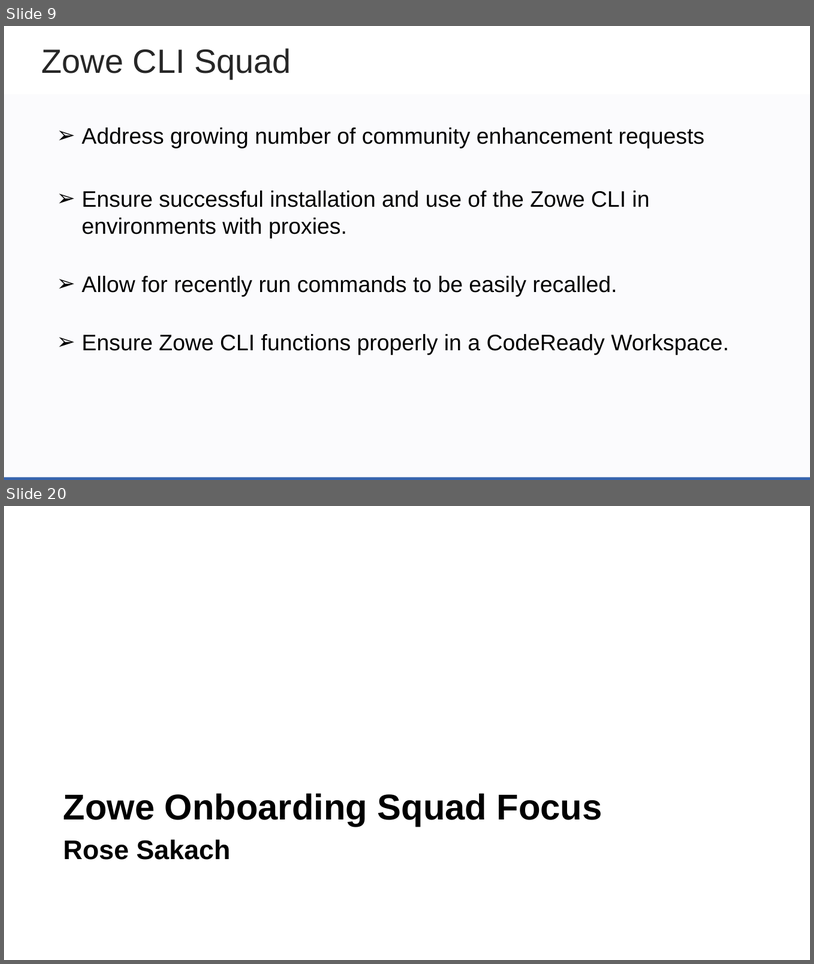
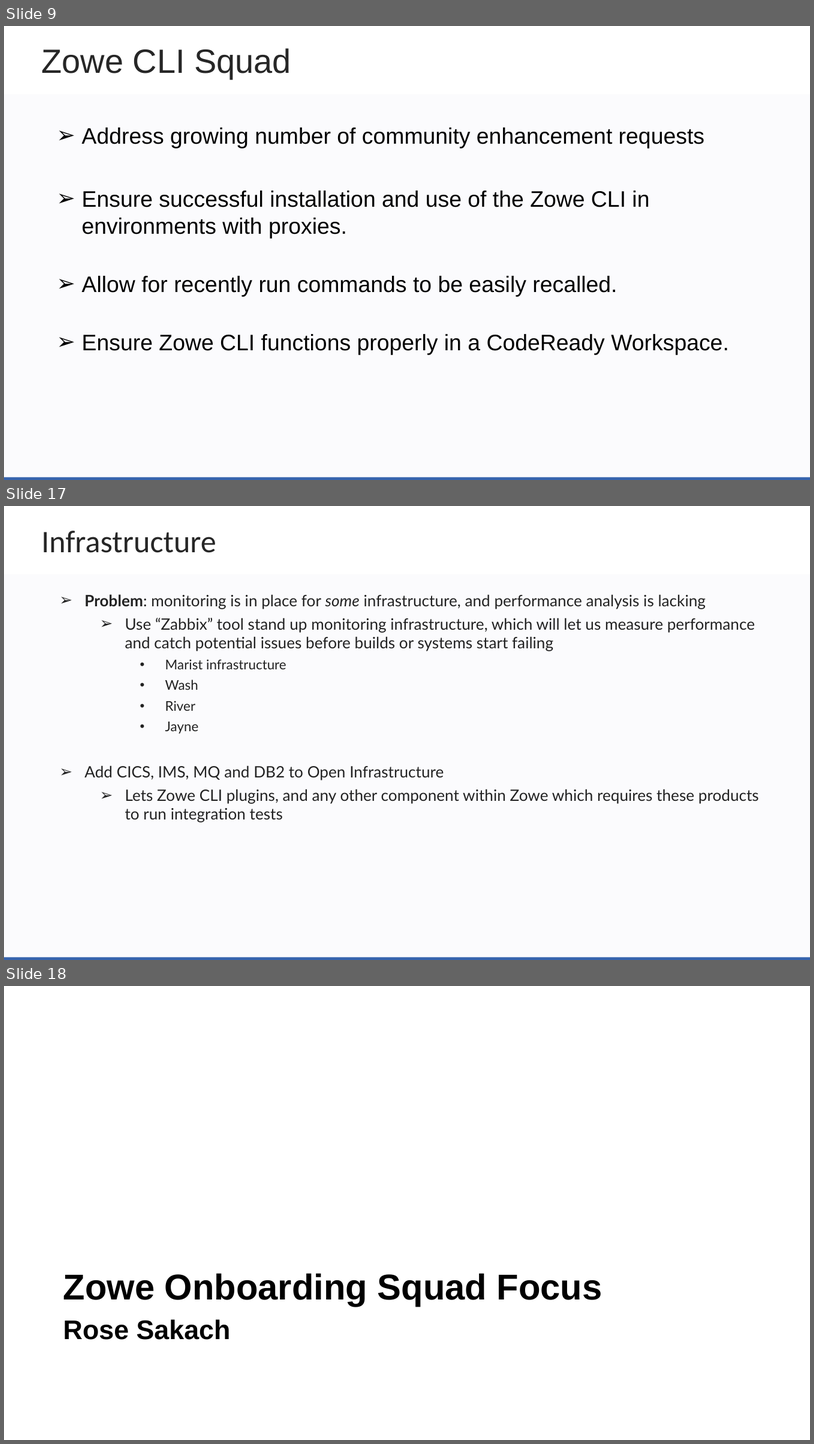
Before and after one commit to zowe/community, a slide deck: Project Management/PI Planning/20PI4 Planning/Zowe Community Squad Focus for 20PI4.pptx. Shown one above the other, each under a label of ours: slides 9 and 20 before the commit, slides 9, 17 and 18 after it; the slides between them are not shown. The pictures are 814x964 and 814x1444 pixels, drawn with LibreOffice and Linux fonts; fonts in the diff are those of the drawing; background and template pictures are left out. Boxes give left, top, right and bottom in pixels: in the first picture for what was removed or moved away, otherwise in the second. Text is boxed around its words. In the diff, an @@ line names an element or a change of style, - is before the commit and + after.

Commit message:
update systems squad section

```diff
--- a/Project Management/PI Planning/20PI4 Planning/Zowe Community Squad Focus for 20PI4.pptx
+++ b/Project Management/PI Planning/20PI4 Planning/Zowe Community Squad Focus for 20PI4.pptx
@@ slide 17 added at (4, 506, 810, 960), background #FFFFFF; not listed: 2 template elements that a slide beside it also shows @@
@@ text added at (41, 531, 216, 553), 28 pt, text #262626 @@
+Infrastructure
@@ text added at (84, 594, 759, 822), 14 pt, text #222222 @@
+➢ Problem: monitoring is in place for some infrastructure, and performance analysis is lacking
+  ➢ Use “Zabbix” tool stand up monitoring infrastructure, which will let us measure performance and catch potential issues before builds or systems start failing
+    • Marist infrastructure
+    • Wash
+    • River
+    • Jayne
+➢ Add CICS, IMS, MQ and DB2 to Open Infrastructure
+  ➢ Lets Zowe CLI plugins, and any other component within Zowe which requires these products to run integration tests
@@ what was slide 20 is now slide 18 @@
```
Also in this commit, not shown: 6 slides changed, 1 other slide added, 4 slides removed.
